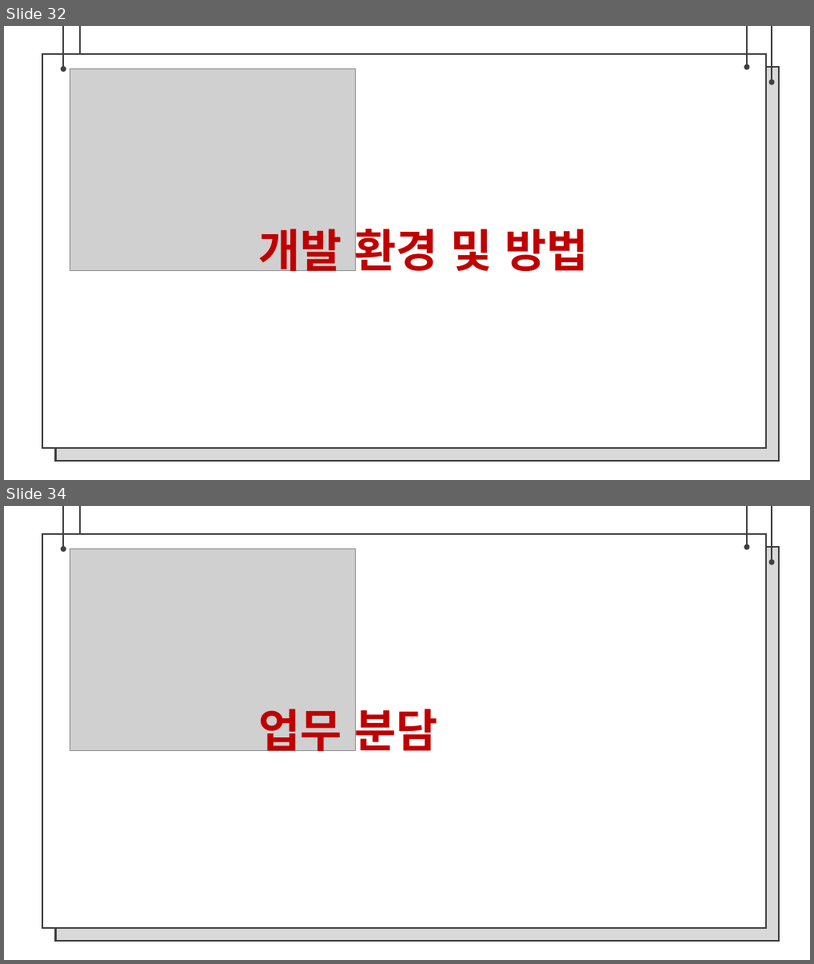
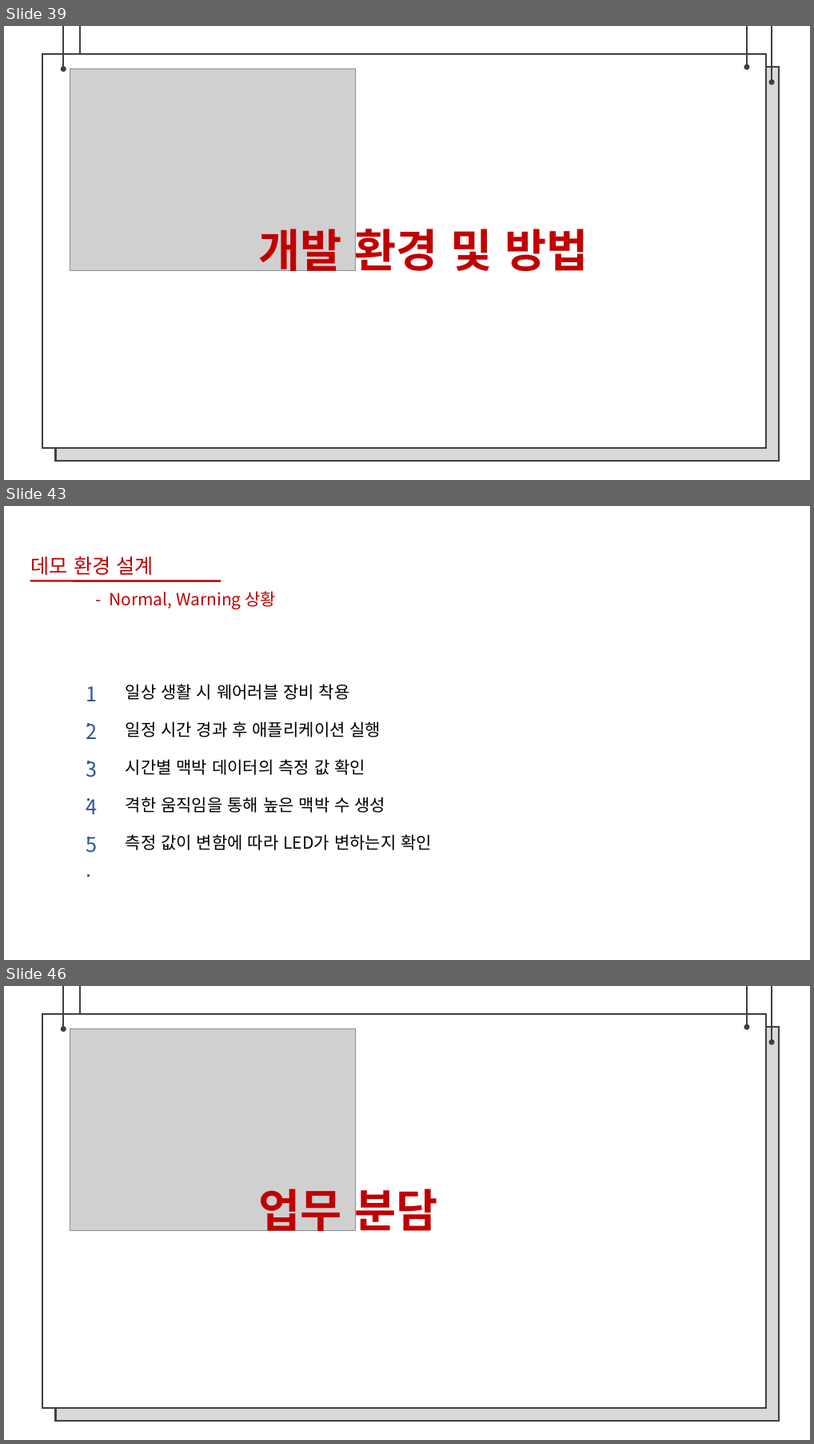
Before and after one commit to bajahoe/gitchana, a slide deck: 제안서 팀장 조동윤, 팀원 임종운.pptx. Shown one above the other, each under a label of ours: slides 32 and 34 before the commit, slides 39, 43 and 46 after it; the slides between them are not shown. The pictures are 814x964 and 814x1444 pixels, drawn with LibreOffice and Linux fonts; fonts in the diff are those of the drawing; grey boxes stand for pictures; background and template pictures are left out. Boxes give left, top, right and bottom in pixels: in the first picture for what was removed or moved away, otherwise in the second. Text is boxed around its words. In the diff, an @@ line names an element or a change of style, - is before the commit and + after.

Commit message:
자료 업데이트
발표자료 재 작성
제안서 내 사용자 상태정보 구조 변경(시각 - > 날짜, 시간)
그냥 사진

```diff
--- a/제안서 팀장 조동윤, 팀원 임종운.pptx
+++ b/제안서 팀장 조동윤, 팀원 임종운.pptx
@@ slide 43 added at <box>4,506,810,960</box>, background #FFFFFF @@
@@ text added at <box>31,556,154,575</box>, 24 pt, text #C00000 @@
+데모 환경 설계
@@ line added from (30, 581) to (221, 581), #C00000 2.25 pt @@
@@ text added at <box>109,591,277,609</box>, 20 pt, text #C00000 @@
+- Normal, Warning 상황
@@ text added at <box>86,686,98,701</box>, 24 pt, text #2F5597 @@
+1.
@@ text added at <box>126,684,350,700</box>, 20 pt, text #000000 @@
+일상 생활 시 웨어러블 장비 착용
@@ text added at <box>126,721,382,737</box>, 20 pt, text #000000 @@
+일정 시간 경과 후 애플리케이션 실행
@@ text added at <box>86,723,98,739</box>, 24 pt, text #2F5597 @@
+2.
@@ text added at <box>86,760,98,777</box>, 24 pt, text #2F5597 @@
+3.
@@ text added at <box>126,759,366,775</box>, 20 pt, text #000000 @@
+시간별 맥박 데이터의 측정 값 확인
@@ text added at <box>86,798,98,814</box>, 24 pt, text #2F5597 @@
+4.
@@ text added at <box>126,796,386,812</box>, 20 pt, text #000000 @@
+격한 움직임을 통해 높은 맥박 수 생성
@@ text added at <box>86,836,98,852</box>, 24 pt, text #2F5597 @@
+5.
@@ text added at <box>126,834,432,850</box>, 20 pt, text #000000 @@
+측정 값이 변함에 따라 LED가 변하는지 확인
@@ what was slide 32 is now slide 39 @@
@@ what was slide 34 is now slide 46 @@
```
Also in this commit, not shown: 6 slides changed, 11 other slides added, 2 other files.
